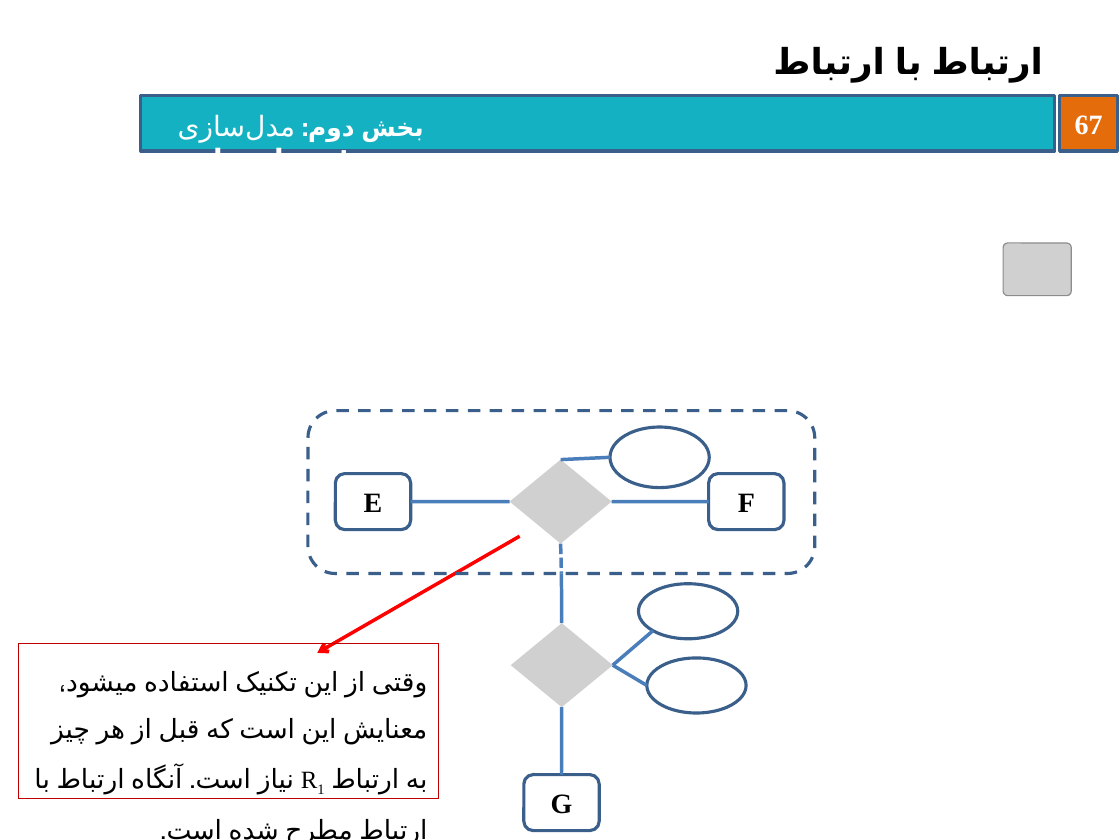
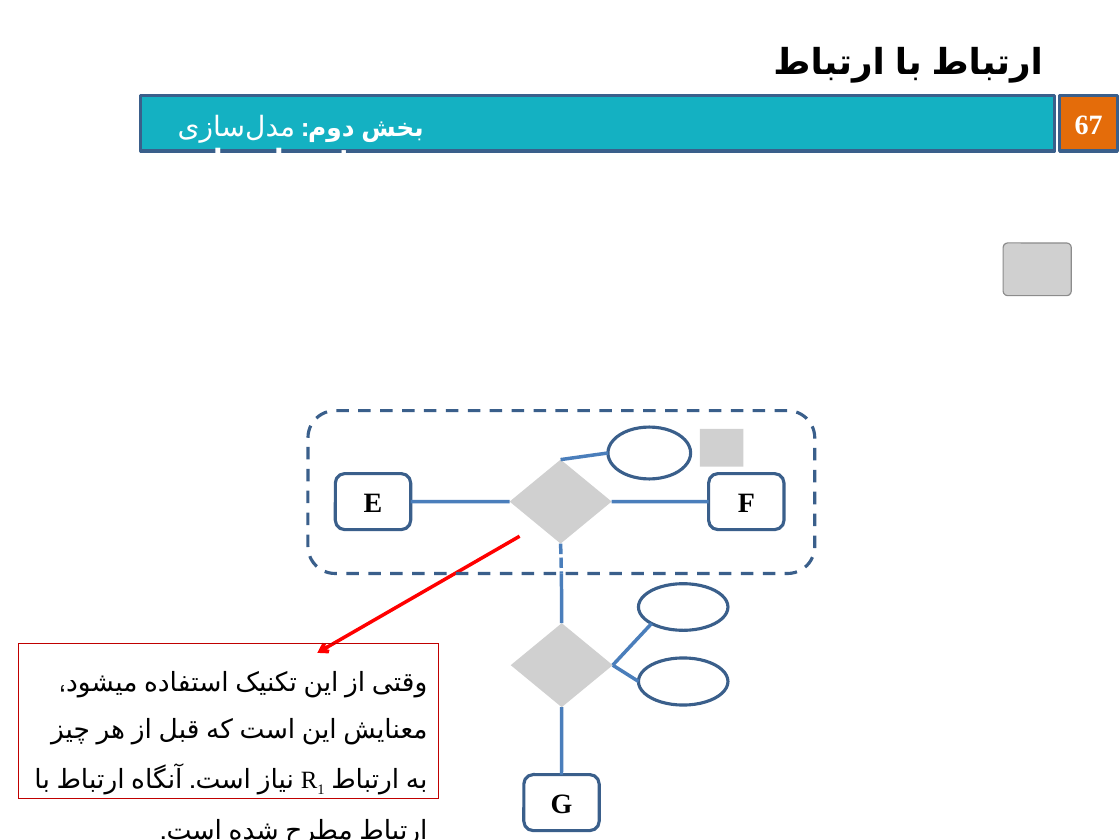
Before and after one commit to behnamhatami/DB-Slides, a slide deck: slide 67 of 2-DB-DataModeling.pptx. Drawn at 1120x840 pixels with LibreOffice and Linux fonts; fonts in the diff are those of the drawing; grey boxes stand for pictures; background and template pictures are left out. Boxes give left, top, right and bottom in pixels: in the first picture for what was removed or moved away, otherwise in the second. Text is boxed around its words. In the diff, an @@ line names an element or a change of style, - is before the commit and + after.

```diff
--- a/2-DB-DataModeling.pptx
+++ b/2-DB-DataModeling.pptx
@@ ellipse resized from (x1=610, y1=427, x2=710, y2=487) to (x1=608, y1=427, x2=691, y2=478) @@
@@ picture added at (x1=700, y1=429, x2=744, y2=467) @@
@@ line moved from (561, 459) - (610, 457) to (561, 459) - (608, 452) @@
@@ ellipse resized from (x1=638, y1=584, x2=738, y2=638) to (x1=638, y1=584, x2=728, y2=631) @@
@@ line moved from (613, 665) - (653, 631) to (613, 665) - (652, 624) @@
@@ ellipse resized from (x1=647, y1=657, x2=747, y2=712) to (x1=638, y1=657, x2=728, y2=704) @@
@@ line moved from (613, 665) - (647, 685) to (613, 665) - (638, 681) @@
```
Also in this commit, not shown: 32 other slides changed.
